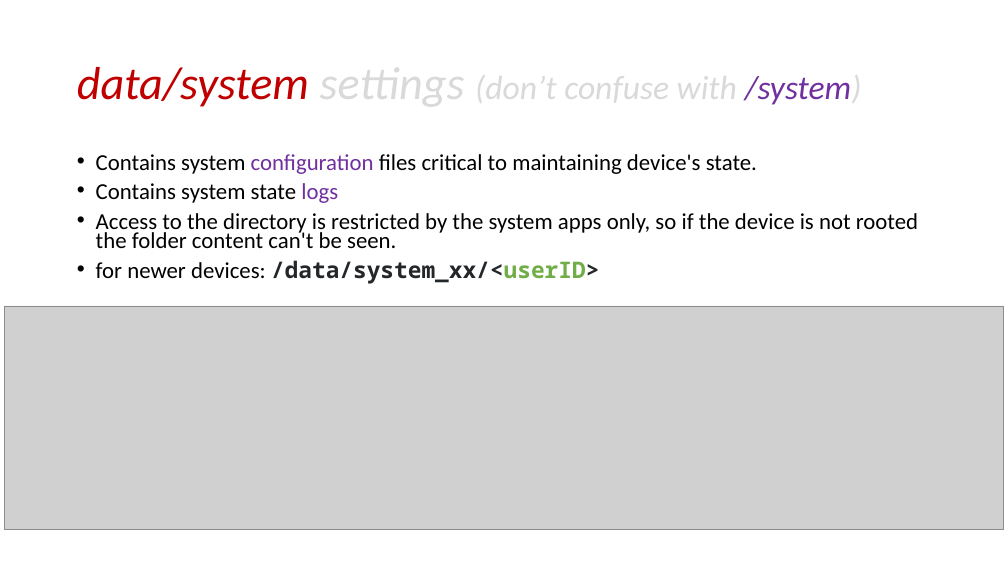
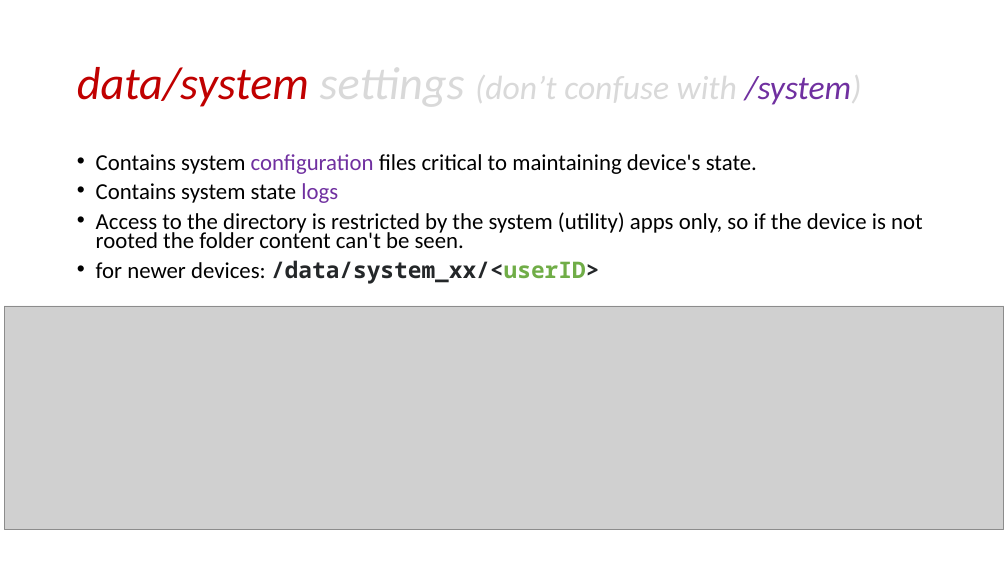
Before and after one commit to frankwxu/digital-forensics-lab, a slide deck: slide 25 of Android10/1_Pixel3_Image.pptx (slide 24 before the commit). Drawn at 1008x567 pixels with LibreOffice and Linux fonts; fonts in the diff are those of the drawing; grey boxes stand for pictures; background and template pictures are left out. Boxes give left, top, right and bottom in pixels: in the first picture for what was removed or moved away, otherwise in the second. Text is boxed around its words. In the diff, an @@ line names an element or a change of style, - is before the commit and + after.

```diff
--- a/Android10/1_Pixel3_Image.pptx
+++ b/Android10/1_Pixel3_Image.pptx
@@ text at (x1=96, y1=212, x2=923, y2=248): text changed @@
-• Access to the directory is restricted by the system apps only, so if the device is not rooted the folder content can't be seen.
+• Access to the directory is restricted by the system (utility) apps only, so if the device is not rooted the folder content can't be seen.
```
Also in this commit, not shown: 3 other slides changed, 1 slide added.
